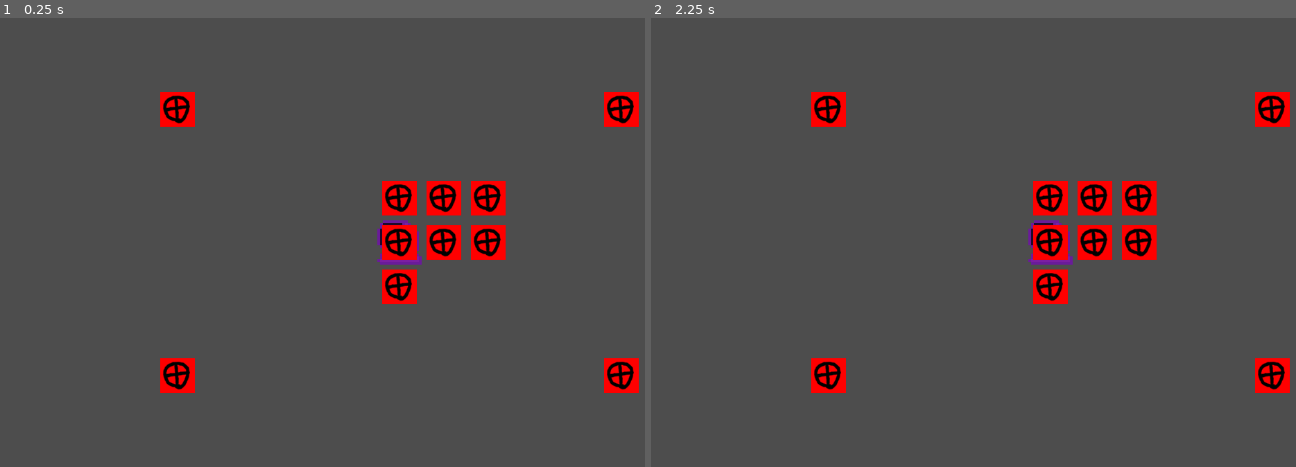
Above: before the commit, frames 1-2 (left to right).
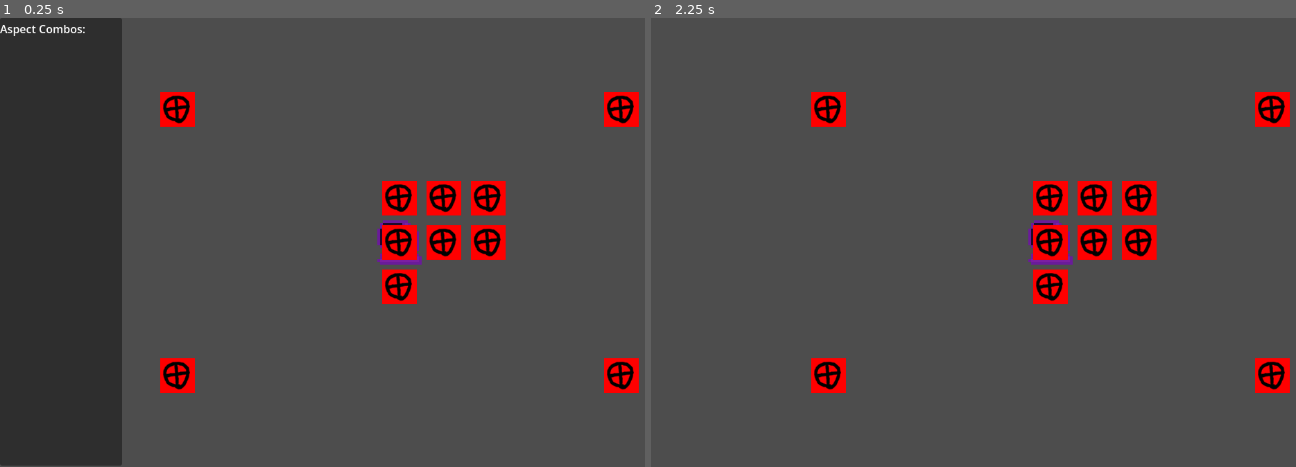
Above: after the commit, the same moments.

Repository: LiterallyANoodle/LATech-Game-Jam-2026
Game: Godot game, scene res://scenes/Main.tscn
Same seed, same stepped clock (60 frames per second), same inputs: the game is played once before the commit and once after it.
Inputs:
- Up to frame 1 (0.25 s): no input
- Up to frame 2 (2.25 s): tap Enter at 0.5, 2 s; hold Tab (ui_focus_next) 0.53-1.28 s; tap Space at 1.25 s; tap Tab (ui_focus_next) at 1.35 s; hold Tab (ui_focus_next) from 2.03 s (still down)

The runs differ from the first frame. In frame 1, 19% of the frame differs, in the area x 0-19%, y 0-100%; in frame 2, nothing differs.

Commit message:
ui begin

Diff:
--- a/la-tech-game-jam-2026/scenes/Main.tscn
+++ b/la-tech-game-jam-2026/scenes/Main.tscn
@@ -2,6 +2,7 @@
 
 [ext_resource type="PackedScene" uid="uid://d0isrspvp35fo" path="res://scenes/player.tscn" id="1_elqb8"]
 [ext_resource type="Script" uid="uid://l1d8mran7vpv" path="res://scenes/main.gd" id="1_rvslj"]
+[ext_resource type="Script" uid="uid://b5le7bc3lkue8" path="res://scenes/panel_container.gd" id="3_0bbpv"]
 
 [node name="Main" type="Node2D" unique_id=429696055]
 script = ExtResource("1_rvslj")
@@ -9,3 +10,23 @@
 [node name="Player" parent="." unique_id=1441763233 instance=ExtResource("1_elqb8")]
 
 [node name="Camera2D" type="Camera2D" parent="." unique_id=1256584762]
+
+[node name="CanvasLayer" type="CanvasLayer" parent="." unique_id=816505806]
+
+[node name="PanelContainer" type="PanelContainer" parent="CanvasLayer" unique_id=1457375074]
+offset_right = 176.0
+offset_bottom = 646.0
+script = ExtResource("3_0bbpv")
+
+[node name="MarginContainer" type="MarginContainer" parent="CanvasLayer/PanelContainer" unique_id=1388306100]
+layout_mode = 2
+
+[node name="VBoxContainer" type="VBoxContainer" parent="CanvasLayer/PanelContainer/MarginContainer" unique_id=810001899]
+layout_mode = 2
+
+[node name="HBoxContainer" type="HBoxContainer" parent="CanvasLayer/PanelContainer/MarginContainer/VBoxContainer" unique_id=1796420284]
+layout_mode = 2
+
+[node name="Label" type="Label" parent="CanvasLayer/PanelContainer/MarginContainer/VBoxContainer" unique_id=1106785]
+layout_mode = 2
+text = "Aspect Combos:"
--- /dev/null
+++ b/la-tech-game-jam-2026/scenes/aspect_list.gd
@@ -0,0 +1,11 @@
+extends CanvasLayer
+
+
+# Called when the node enters the scene tree for the first time.
+func _ready() -> void:
+	pass # Replace with function body.
+
+
+# Called every frame. 'delta' is the elapsed time since the previous frame.
+func _process(delta: float) -> void:
+	pass
--- /dev/null
+++ b/la-tech-game-jam-2026/scenes/panel_container.gd
@@ -0,0 +1,11 @@
+extends PanelContainer
+
+
+func _ready() -> void:
+	visible = true
+
+
+func _input(event: InputEvent) -> void:
+	# 'ui_focus_next' is the Tab key by default
+	if event.is_action_pressed("ui_focus_next"):
+		visible = !visible
